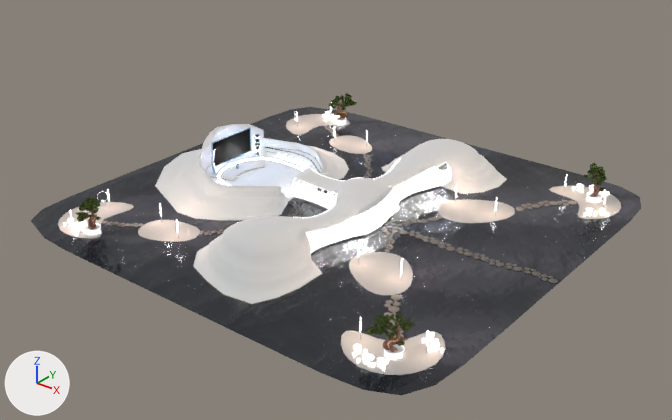
The glTF model web/public/scenes/hello_world.glb: old version first, new version second.
Both versions are drawn from a 50 mm camera at (145.7, -188.1, 115.4) aimed at (-3.2, -1.9, 0.0). Every picture has the same lights, and +X, +Y and +Z are marked at lower left. Where no turn or scale is listed for an object, it has been applied to the vertices.

The first picture shows 'Crown_branch base color_0.003', 'Cube.001', 'Facade.001', 'Mesh_10', 'Ocean_low.001', 'Rocks', 'Rocks.001', 'Tables', 'Windows'.
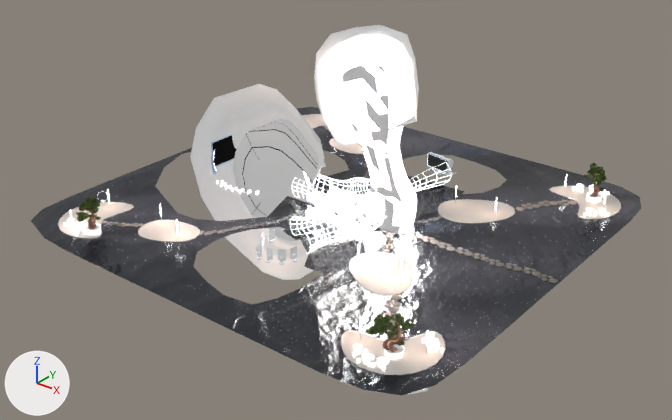
Where the newer file only moved an object's origin or applied its transform, the numbers keep the older frame.

Boxes (x1, y1, x2, y2) around the edits, measured in the pictures (672 x 420 px):
'Mesh_10', surface changed, moved, turned
    before: (155, 124, 507, 304)
    after: (190, 25, 428, 395)
'Facade.001', surface changed, moved, turned
    before: (217, 158, 450, 244)
    after: (242, 48, 411, 220)

The change, as a diff of the scene's bpy script:
```diff
--- a/web/public/scenes/hello_world.glb.py
+++ b/web/public/scenes/hello_world.glb.py
@@ mat_emis_006 @@
 mat_emis_006.roughness = 0.0
-mat_emis_006.emission_strength = 200.0
@@ mat_building @@
 mat_building.roughness = 1.0
-mat_building.emission_strength = 0.98
+mat_building.emission_strength = 49.02
@@ ob_facade_001 @@
 ob_facade_001 = bpy.data.objects.new('Facade.001', me_mesh_8)
-ob_facade_001.parent = ob_facade
-ob_facade_001.location = (-7.687, -1.171, 1.692)
+ob_facade_001.location = (-7.687, 1.692, 1.171)
+ob_facade_001.rotation_euler = (-1.571, 0.0, 0.0)  # degrees (-90, 0, 0)
 ob_facade_001.scale = (47.3, 47.3, 47.3)
@@ ob_mesh_10 @@
 ob_mesh_10 = bpy.data.objects.new('Mesh_10', me_mesh_10)
-ob_mesh_10.parent = ob_facade
-ob_mesh_10.location = (-14.67, -1.969, 3.336)
+ob_mesh_10.location = (-14.67, 3.336, 1.969)
+ob_mesh_10.rotation_euler = (-1.571, 0.0, 0.0)  # degrees (-90, 0, 0)
 ob_mesh_10.scale = (54.1, 54.1, 54.1)
```
